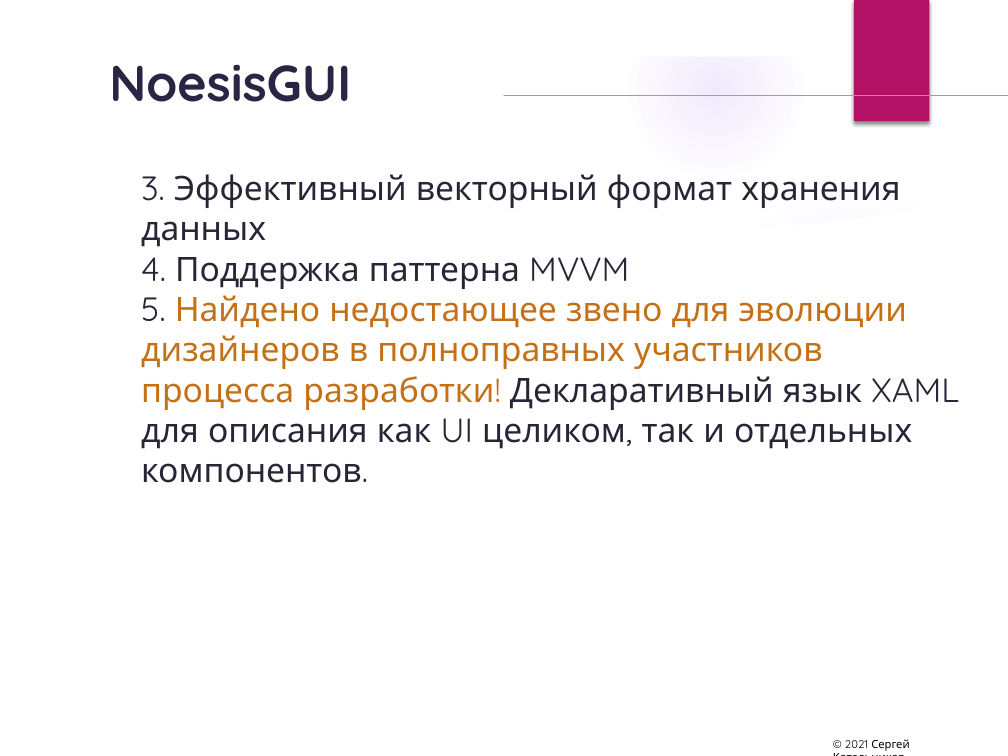
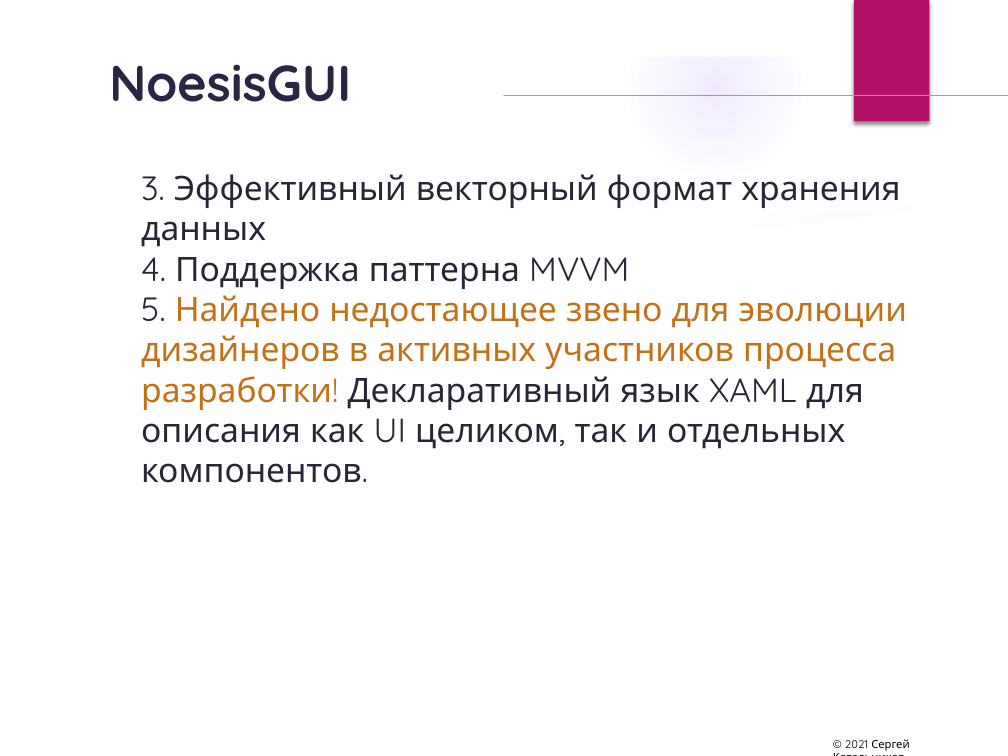
Before and after one commit to sergrt/tirx-example, a slide deck: slide 82 of rx_presentation.pptx (slide 83 before the commit). Drawn at 1008x756 pixels with LibreOffice and Linux fonts; fonts in the diff are those of the drawing; background and template pictures are left out. Boxes give left, top, right and bottom in pixels: in the first picture for what was removed or moved away, otherwise in the second. Text is boxed around its words. In the diff, an @@ line names an element or a change of style, - is before the commit and + after.

```diff
--- a/rx_presentation.pptx
+++ b/rx_presentation.pptx
@@ text at (141,295,907,483): text changed @@
-5. Найдено недостающее звено для эволюции дизайнеров в полноправных участников процесса разработки! Декларативный язык XAML для описания как UI целиком, так и отдельных компонентов.
+5. Найдено недостающее звено для эволюции дизайнеров в активных участников процесса разработки! Декларативный язык XAML для описания как UI целиком, так и отдельных компонентов.
```
Also in this commit, not shown: 33 other slides changed, 4 slides added, 1 slide removed.
